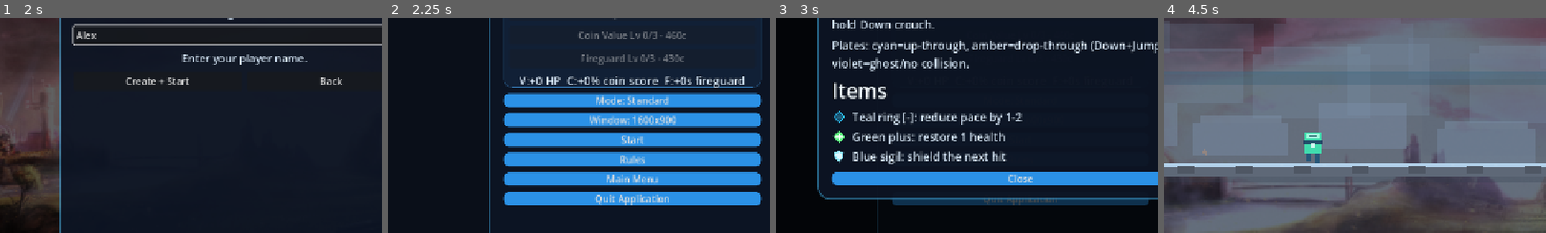
Above: before the commit, frames 1-4 (left to right).
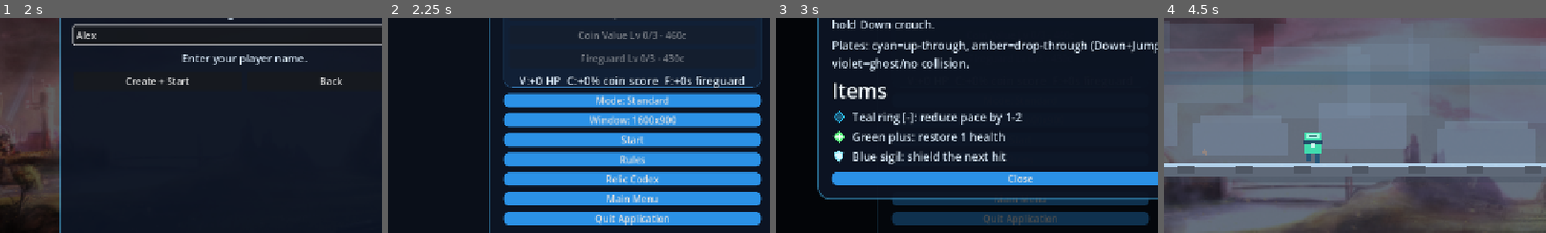
Above: after the commit, the same moments.

Repository: DKE-DEV-33/Endless-Runner-Redux
Game: Godot game, scene res://scenes/Splash.tscn
Same seed, same stepped clock (60 frames per second), same inputs: the game is played once before the commit and once after it.
Inputs (mouse positions are % of the whole screen's width and height, from its top left):
- Up to frame 1 (2 s): click "New Game" at 0.5 s; click (50, 41) at 1.27 s; type "Alex" at 1.35 s
- Up to frame 2 (2.25 s): click "Create + Start" at 2 s
- Up to frame 3 (3 s): click "Rules" at 2.75 s
- Up to frame 4 (4.5 s): click (50, 74) at 3.5 s, where only the run after the commit has a clickable "Relic Codex"; click "Start" at 4.25 s
The pictures show only the part of the screen within x 18-68%, y 37-87%; the shares and areas given below are measured in that part.

Frame 1 is identical in both runs. In frame 2, 4.9% of the frame differs, in the area x 30-98%, y 72-97%; in frame 3, 4.3%; in frame 4, nothing differs.

Commit message:
Add relic codex overlay to in-save menu

Diff:
--- a/scenes/Menu.tscn
+++ b/scenes/Menu.tscn
@@ -232,6 +232,13 @@
 theme_override_styles/hover = SubResource("5")
 theme_override_styles/pressed = SubResource("6")
 
+[node name="CodexButton" type="Button" parent="Card/Center"]
+layout_mode = 2
+text = "Relic Codex"
+theme_override_styles/normal = SubResource("4")
+theme_override_styles/hover = SubResource("5")
+theme_override_styles/pressed = SubResource("6")
+
 [node name="QuitButton" type="Button" parent="Card/Center"]
 layout_mode = 2
 text = "Main Menu"
@@ -443,3 +450,65 @@
 theme_override_styles/normal = SubResource("4")
 theme_override_styles/hover = SubResource("5")
 theme_override_styles/pressed = SubResource("6")
+
+[node name="CodexOverlay" type="ColorRect" parent="."]
+visible = false
+layout_mode = 1
+anchors_preset = 15
+anchor_right = 1.0
+anchor_bottom = 1.0
+grow_horizontal = 2
+grow_vertical = 2
+mouse_filter = 1
+color = Color(0, 0, 0, 0.66)
+
+[node name="CodexPanel" type="Panel" parent="CodexOverlay"]
+layout_mode = 1
+anchors_preset = 8
+anchor_left = 0.5
+anchor_top = 0.5
+anchor_right = 0.5
+anchor_bottom = 0.5
+offset_left = -360.0
+offset_top = -230.0
+offset_right = 360.0
+offset_bottom = 230.0
+grow_horizontal = 2
+grow_vertical = 2
+theme_override_styles/panel = SubResource("3")
+
+[node name="VBox" type="VBoxContainer" parent="CodexOverlay/CodexPanel"]
+anchors_preset = 15
+anchor_right = 1.0
+anchor_bottom = 1.0
+offset_left = 24.0
+offset_top = 24.0
+offset_right = -24.0
+offset_bottom = -24.0
+grow_horizontal = 2
+grow_vertical = 2
+theme_override_constants/separation = 12
+
+[node name="CodexTitle" type="Label" parent="CodexOverlay/CodexPanel/VBox"]
+layout_mode = 2
+text = "Relic Codex"
+horizontal_alignment = 1
+label_settings = SubResource("1")
+
+[node name="Scroll" type="ScrollContainer" parent="CodexOverlay/CodexPanel/VBox"]
+layout_mode = 2
+size_flags_vertical = 3
+
+[node name="CodexBody" type="Label" parent="CodexOverlay/CodexPanel/VBox/Scroll"]
+layout_mode = 2
+size_flags_horizontal = 3
+autowrap_mode = 2
+text = "Unlocked 0/0 relics."
+label_settings = SubResource("2")
+
+[node name="CloseCodexButton" type="Button" parent="CodexOverlay/CodexPanel/VBox"]
+layout_mode = 2
+text = "Close"
+theme_override_styles/normal = SubResource("4")
+theme_override_styles/hover = SubResource("5")
+theme_override_styles/pressed = SubResource("6")
--- a/scripts/menu.gd
+++ b/scripts/menu.gd
@@ -3,15 +3,26 @@
 const SETTINGS_FILE: String = "user://settings.cfg"
 const RUN_STATS_FILE_TEMPLATE: String = "user://run_stats_%s.cfg"
 const WINDOW_SIZES: Array[Vector2i] = [Vector2i(1280, 720), Vector2i(1600, 900), Vector2i(1920, 1080)]
+const STARTING_UNLOCKED_RELICS: Array[String] = ["aegis_shard", "vitality_cell", "coin_lens"]
 const PERK_MAX_LEVEL: int = 3
 const PERK_COSTS: Dictionary = {
 	"vitality": [400, 820, 1450],
 	"coin_value": [460, 900, 1550],
 	"fireguard": [430, 860, 1500],
 }
+const RELIC_LIBRARY: Dictionary = {
+	"aegis_shard": {"name": "Aegis Shard", "effect": "Gain a shield charge now.", "rarity": "common"},
+	"vitality_cell": {"name": "Vitality Cell", "effect": "Restore 1 health immediately.", "rarity": "common"},
+	"coin_lens": {"name": "Coin Lens", "effect": "+10% coin score value this run.", "rarity": "common"},
+	"magnet_array": {"name": "Magnet Array", "effect": "+50 magnet pickup radius this run.", "rarity": "uncommon"},
+	"chrono_spool": {"name": "Chrono Spool", "effect": "+1s chrono duration this run.", "rarity": "uncommon"},
+	"firecore": {"name": "Firecore Prism", "effect": "+1.5s fireguard duration this run.", "rarity": "rare"},
+}
+const RELIC_IDS: Array[String] = ["aegis_shard", "vitality_cell", "coin_lens", "magnet_array", "chrono_spool", "firecore"]
 
 @onready var start_button: Button = $Card/Center/StartButton
 @onready var rules_button: Button = $Card/Center/RulesButton
+@onready var codex_button: Button = $Card/Center/CodexButton
 @onready var quit_button: Button = $Card/Center/QuitButton
 @onready var exit_button: Button = $Card/Center/ExitButton
 @onready var last_score_label: Label = $Card/Center/LastScoreLabel
@@ -28,6 +39,9 @@
 @onready var armory_hint_label: Label = $Card/Center/ArmoryCard/VBox/ArmoryHintLabel
 @onready var rules_overlay: ColorRect = $RulesOverlay
 @onready var close_rules_button: Button = $RulesOverlay/RulesPanel/VBox/CloseRulesButton
+@onready var codex_overlay: ColorRect = $CodexOverlay
+@onready var close_codex_button: Button = $CodexOverlay/CodexPanel/VBox/CloseCodexButton
+@onready var codex_body_label: Label = $CodexOverlay/CodexPanel/VBox/Scroll/CodexBody
 
 var run_mode: String = "standard"
 var intro_player: AudioStreamPlayer = AudioStreamPlayer.new()
@@ -40,9 +54,11 @@
 func _ready() -> void:
 	start_button.pressed.connect(_on_start_pressed)
 	rules_button.pressed.connect(_on_rules_pressed)
+	codex_button.pressed.connect(_on_codex_pressed)
 	quit_button.pressed.connect(_on_quit_pressed)
 	exit_button.pressed.connect(_on_exit_pressed)
 	close_rules_button.pressed.connect(_hide_rules_overlay)
+	close_codex_button.pressed.connect(_hide_codex_overlay)
 	mode_button.pressed.connect(_on_mode_pressed)
 	ui_scale_button.pressed.connect(_on_ui_scale_pressed)
 	vitality_button.pressed.connect(_on_vitality_pressed)
@@ -58,6 +74,7 @@
 	_load_progression()
 	_refresh_armory_ui()
 	rules_overlay.visible = false
+	codex_overlay.visible = false
 
 func _on_start_pressed() -> void:
 	if intro_player.playing:
@@ -76,10 +93,19 @@
 	get_tree().quit()
 
 func _on_rules_pressed() -> void:
+	codex_overlay.visible = false
 	rules_overlay.visible = true
 
 func _hide_rules_overlay() -> void:
 	rules_overlay.visible = false
+
+func _on_codex_pressed() -> void:
+	rules_overlay.visible = false
+	_refresh_codex_ui()
+	codex_overlay.visible = true
+
+func _hide_codex_overlay() -> void:
+	codex_overlay.visible = false
 
 func _on_mode_pressed() -> void:
 	run_mode = "daily" if run_mode == "standard" else "standard"
@@ -249,6 +275,8 @@
 func _unhandled_input(event: InputEvent) -> void:
 	if event.is_action_pressed("ui_cancel") and rules_overlay.visible:
 		_hide_rules_overlay()
+	elif event.is_action_pressed("ui_cancel") and codex_overlay.visible:
+		_hide_codex_overlay()
 
 func _load_display_settings() -> void:
 	var config: ConfigFile = ConfigFile.new()
@@ -304,3 +332,51 @@
 	var config: ConfigFile = _load_stats_config()
 	config.set_value("profile", "last_played", Time.get_datetime_string_from_system(false, true))
 	config.save(_run_stats_file())
+
+func _sanitize_relic_unlocks(value: Variant) -> Array[String]:
+	var unlocked: Array[String] = []
+	if value is Array:
+		for entry: Variant in value:
+			var relic_id: String = String(entry)
+			if RELIC_IDS.has(relic_id) and not unlocked.has(relic_id):
+				unlocked.append(relic_id)
+	if unlocked.is_empty():
+		return STARTING_UNLOCKED_RELICS.duplicate()
+	return unlocked
+
+func _relic_display_name(relic_id: String) -> String:
+	if RELIC_LIBRARY.has(relic_id):
+		return String(RELIC_LIBRARY[relic_id].get("name", relic_id))
+	return relic_id
+
+func _relic_effect_text(relic_id: String) -> String:
+	if RELIC_LIBRARY.has(relic_id):
+		return String(RELIC_LIBRARY[relic_id].get("effect", ""))
+	return ""
+
+func _relic_rarity_text(relic_id: String) -> String:
+	if RELIC_LIBRARY.has(relic_id):
+		return String(RELIC_LIBRARY[relic_id].get("rarity", "common")).capitalize()
+	return "Common"
+
+func _refresh_codex_ui() -> void:
+	var config: ConfigFile = _load_stats_config()
+	var unlocked: Array[String] = _sanitize_relic_unlocks(config.get_value("progression", "relic_unlocks", STARTING_UNLOCKED_RELICS))
+	var locked: Array[String] = []
+	for relic_id: String in RELIC_IDS:
+		if not unlocked.has(relic_id):
+			locked.append(relic_id)
+
+	var lines: Array[String] = []
+	lines.append("Unlocked %d/%d relics\n" % [unlocked.size(), RELIC_IDS.size()])
+	lines.append("Unlocked:")
+	for relic_id: String in unlocked:
+		lines.append("- [%s] %s: %s" % [_relic_rarity_text(relic_id), _relic_display_name(relic_id), _relic_effect_text(relic_id)])
+	lines.append("")
+	lines.append("Locked:")
+	if locked.is_empty():
+		lines.append("- None. Archive complete.")
+	else:
+		for relic_id: String in locked:
+			lines.append("- [%s] %s" % [_relic_rarity_text(relic_id), _relic_display_name(relic_id)])
+	codex_body_label.text = "\n".join(lines)
